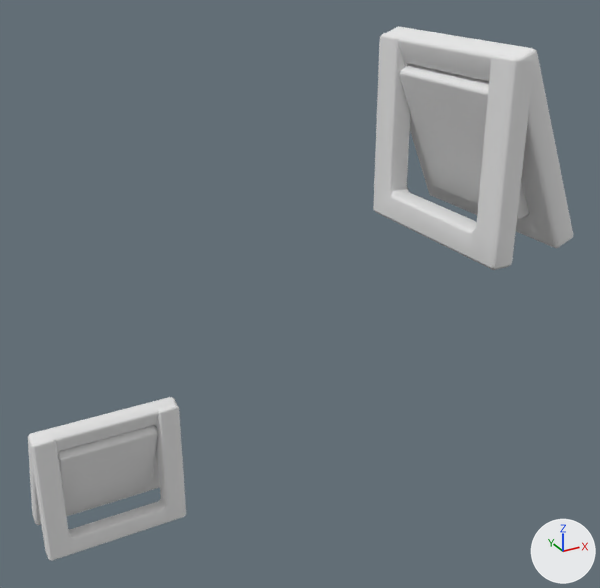
A saved change to the FBX model Assets/PackageAsset/Honda 1/Glass/SM_Glass_Window_06.fbx.
Before and after are seen from a 50 mm lens placed at (-0.32, -1.038, 1.624), pointed at (0.338, 0.159, 1.025). The lights are fixed; the arrows at lower right show +X, +Y and +Z. Where no turn or scale is listed for an object, it has been applied to the vertices.

Objects in the first picture: 'SM_Glass_Window_06'.
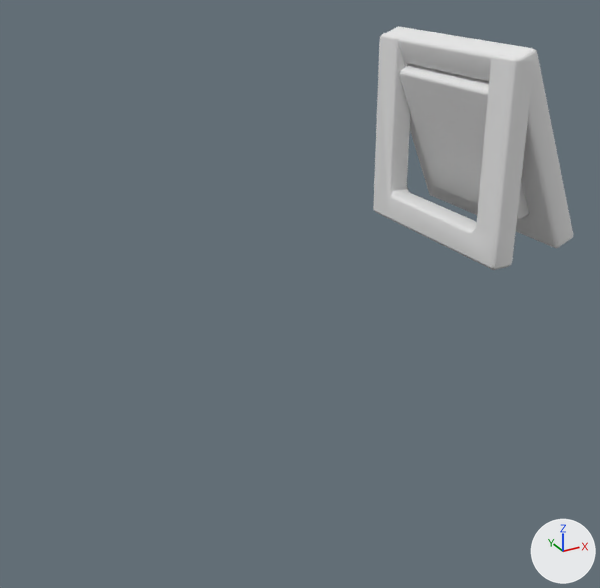
Edits to the bpy script that builds the scene:
```text
Change me_cube_090_piece_023_piece_050_piece_014:
    used by ob_sm_glass_window_06; location = (0.0, 0.0, 0.0)
    remove me_cube_090_piece_023_piece_050_piece_014.from_pydata(...)  # 352 vertices, 358 faces; spans x -0.118..0.592, y -0.221..0.57, z 0.405..1.484
    add me_cube_090_piece_023_piece_050_piece_014.from_pydata(...)  # 176 vertices, 344 faces; spans x 0.437..0.592, y -0.221..0.088, z 1.184..1.484
    me_cube_090_piece_023_piece_050_piece_014 part 1: the loose piece of 88 vertices spanning x -0.118..0.191, y 0.424..0.57, z 0.415..0.705 is deleted
    me_cube_090_piece_023_piece_050_piece_014 part 2: the loose piece of 64 vertices spanning x -0.118..0.191, y 0.418..0.456, z 0.405..0.697 is deleted
    me_cube_090_piece_023_piece_050_piece_014 part 3: the loose piece of 24 vertices spanning x -0.07..0.142, y 0.425..0.537, z 0.45..0.657 is deleted
    me_cube_090_piece_023_piece_050_piece_014 part 4: the surface is now shaded flat
```

What differs and where, as boxes [x1, y1, x2, y2] in the pictures (600 x 588 px):
'SM_Glass_Window_06', reshaped (63% narrower, 54% shorter)
    before: [28, 26, 573, 561]
    after: [373, 26, 573, 270]
part 1 of me_cube_090_piece_023_piece_050_piece_014, deleted
    before: [28, 397, 178, 525]
part 2 of me_cube_090_piece_023_piece_050_piece_014, deleted
    before: [29, 404, 186, 561]
part 3 of me_cube_090_piece_023_piece_050_piece_014, deleted
    before: [58, 425, 158, 513]
